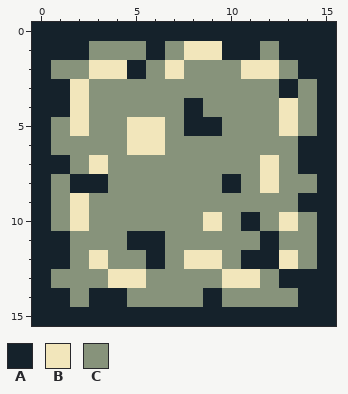
Edited in one commit: pixel-art sprite (core/assets/sprites/block.PNG). The picture above is the old version.
The file is 16x16 pixels.
Palette (. is transparent): A #15222b  B #f2e6bb  C #87937b
Pixels before, first column x 0:
 0 AAAAAAAAAAAAAAAA
 1 AAACCCACBBAACAAA
 2 ACCBBACBCCCBBCAA
 3 AABCCCCCCCCCCACA
 4 AABCCCCCACCCCBCA
 5 ACBCCBBCAACCCBCA
 6 ACCCCBBCCCCCCCAA
 7 AACBCCCCCCCCBCAA
 8 ACAACCCCCCACBCCA
 9 ACBCCCCCCCCCCCAA
10 ACBCCCCCCBCACBCA
11 AACCCAACCCCCACCA
12 AACBCCACBBCAABCA
13 ACCCBBCCCCBBCAAA
14 AACAACCCCACCCCAA
15 AAAAAAAAAAAAAAAA
Now the later version:
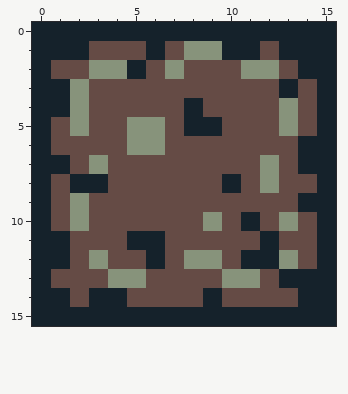
The author wrote: updated block locations and sprite to make navigation easier
Diff:
colour B: #f2e6bb -> #87937b
colour C: #87937b -> #654b45
Where, in picture pixels (left, top, right, bottom), the same in both pictures:
changed: (51, 41, 317, 307)
